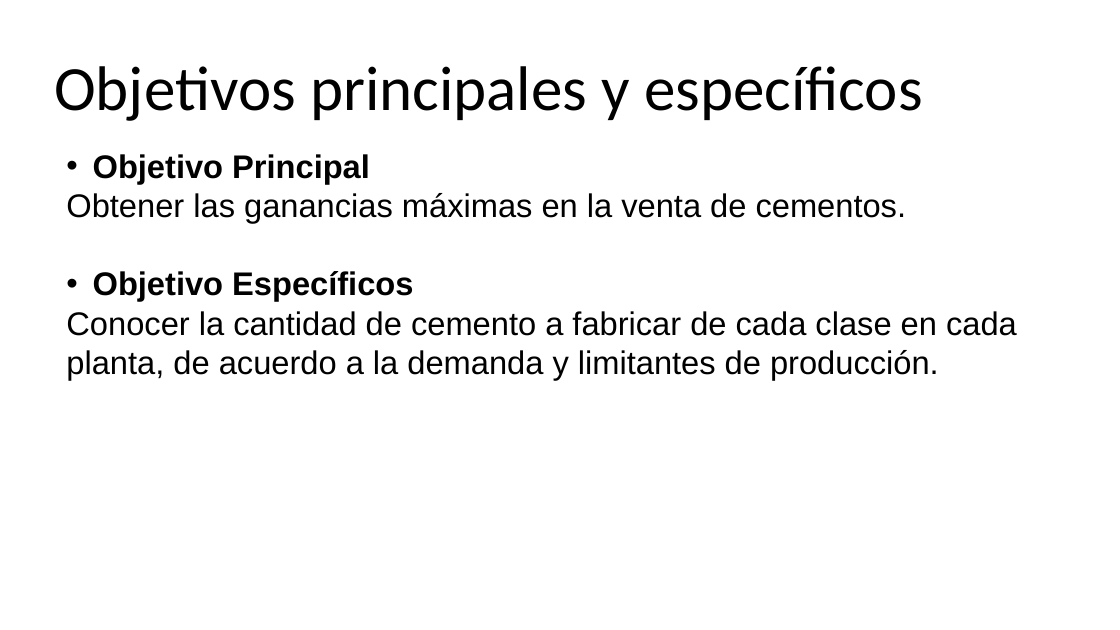
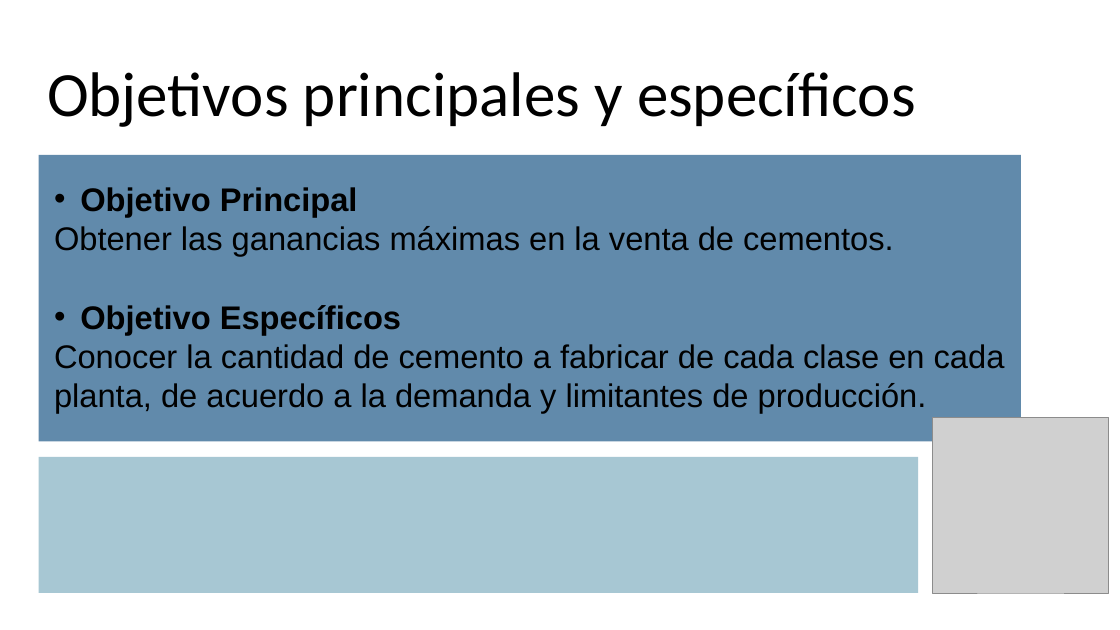
Before and after one commit to lizarragad/proyecto_modulo1, a slide deck: slide 5 of Presentación del proyecto.pptx. Drawn at 1120x630 pixels with LibreOffice and Linux fonts; fonts in the diff are those of the drawing; grey boxes stand for pictures. Boxes give left, top, right and bottom in pixels: in the first picture for what was removed or moved away, otherwise in the second. Text is boxed around its words. In the diff, an @@ line names an element or a change of style, - is before the commit and + after.

```diff
--- a/Presentación del proyecto.pptx
+++ b/Presentación del proyecto.pptx
@@ text "Objetivos principales y específicos": place and size @@
-text "Objetivos principales y específicos" at <box>54,66,923,121</box>
+text "Objetivos principales y específicos" at <box>47,72,916,127</box>
@@ rectangle added at <box>39,155,1021,442</box>, fill #618AAB @@
@@ text "Objetivo Principal": place and size @@
-text "Objetivo Principal" at <box>66,154,1017,380</box>
+text "Objetivo Principal" at <box>54,187,1005,413</box>
@@ picture added at <box>933,418,1109,593</box> @@
@@ rectangle added at <box>39,457,918,593</box>, fill #A7C7D3 @@
```
Also in this commit, not shown: 8 other slides changed, 1 other file.
